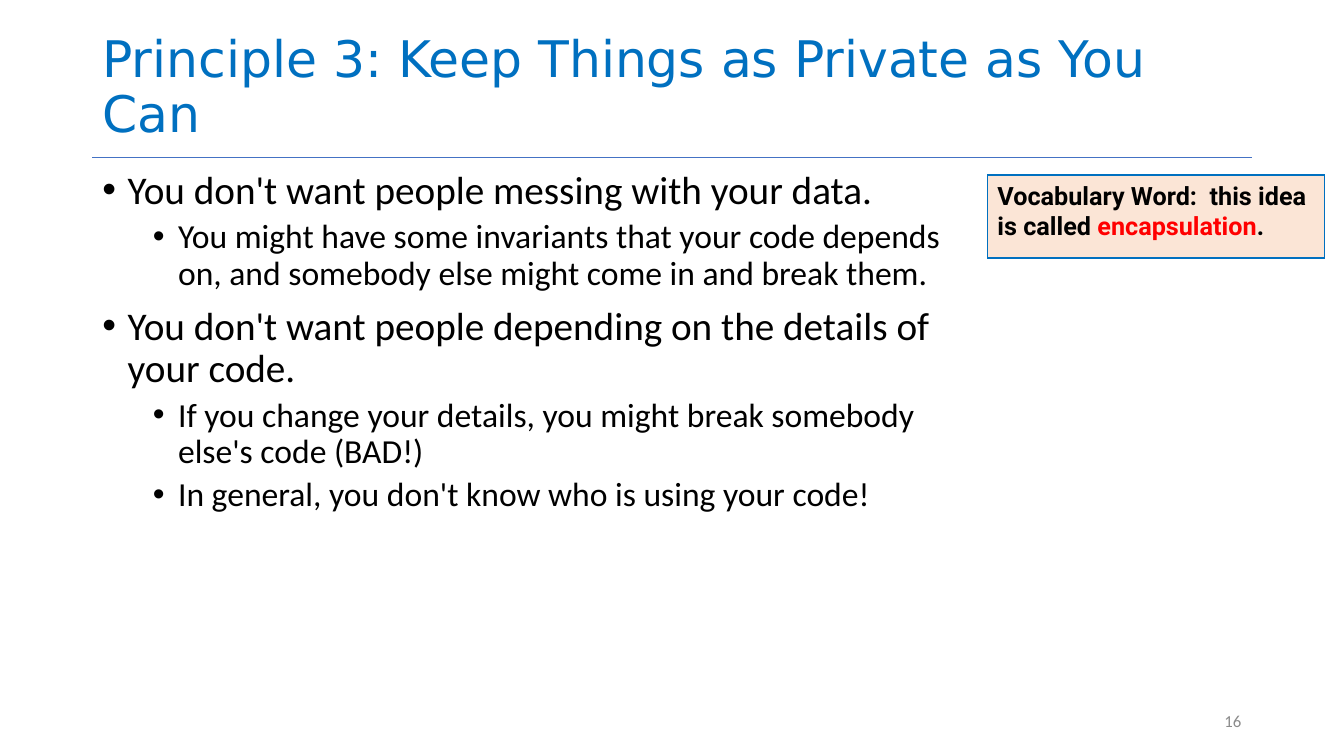
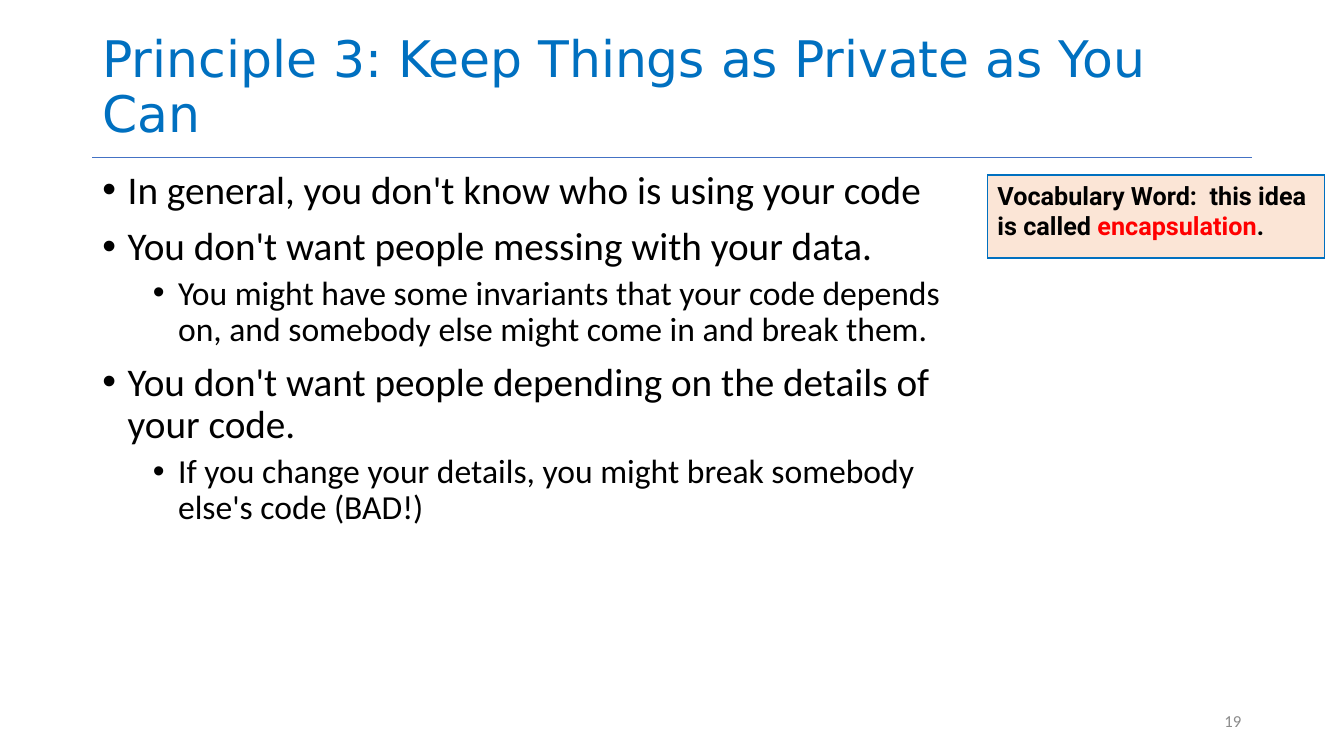
Before and after one commit to neu-se/CS4530-CS5500-Spring-2021, a slide deck: slide 19 of Slides/Lesson 1.3 Object-Oriented Principles.pptx (slide 16 before the commit). Drawn at 1344x756 pixels with LibreOffice and Linux fonts; fonts in the diff are those of the drawing. Boxes give left, top, right and bottom in pixels: in the first picture for what was removed or moved away, otherwise in the second. Text is boxed around its words. In the diff, an @@ line names an element or a change of style, - is before the commit and + after.

```diff
--- a/Slides/Lesson 1.3 Object-Oriented Principles.pptx
+++ b/Slides/Lesson 1.3 Object-Oriented Principles.pptx
@@ text at <box>128,176,921,211</box>: paragraph added @@
+• In general, you don't know who is using your code
@@ text at <box>178,482,870,512</box>: paragraph removed @@
-  • In general, you don't know who is using your code!
@@ page number at <box>1224,716,1241,727</box>: text changed @@
-16
+19
```
Also in this commit, not shown: 16 other slides changed, 3 slides added, 3 other files.
